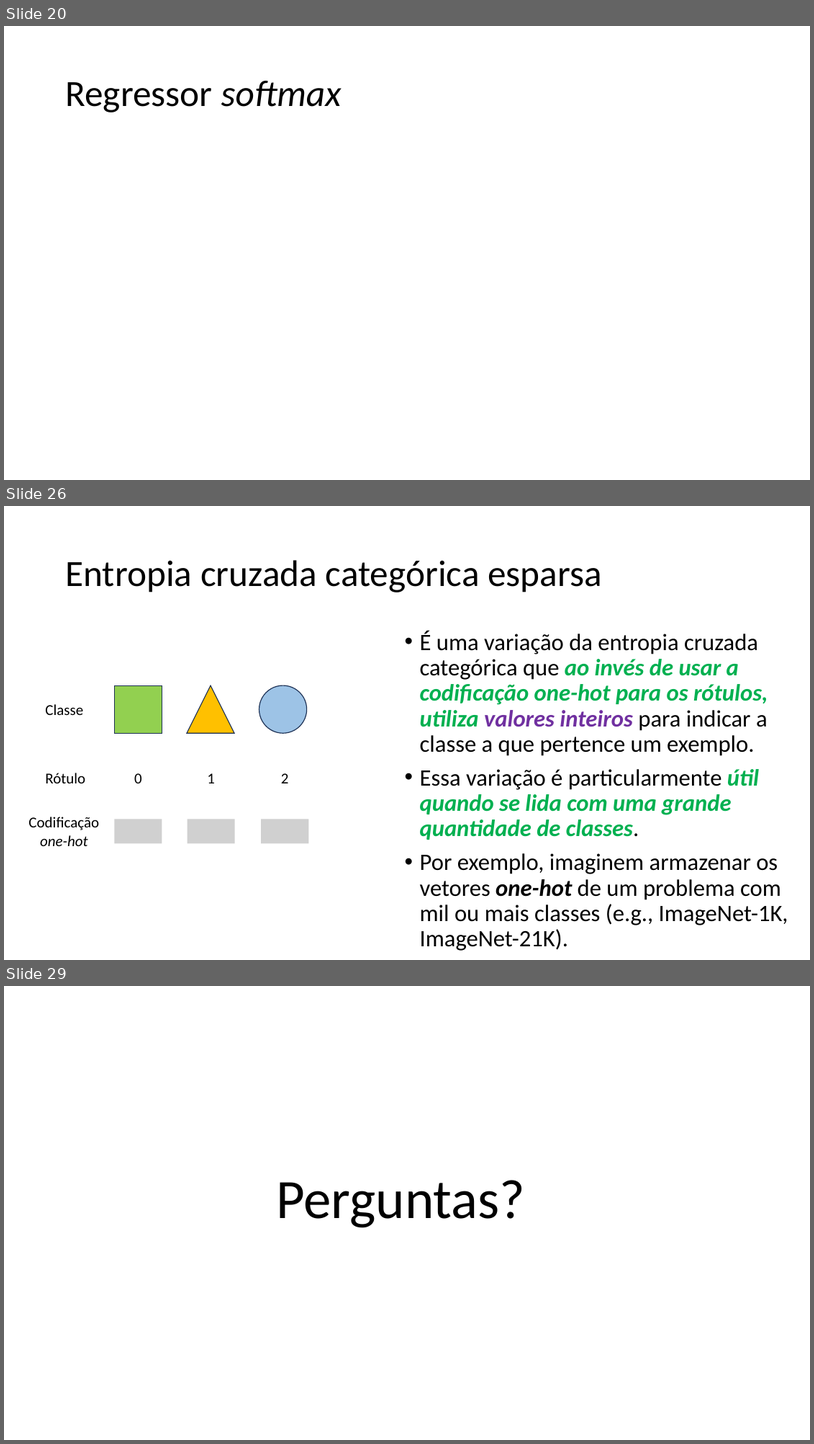
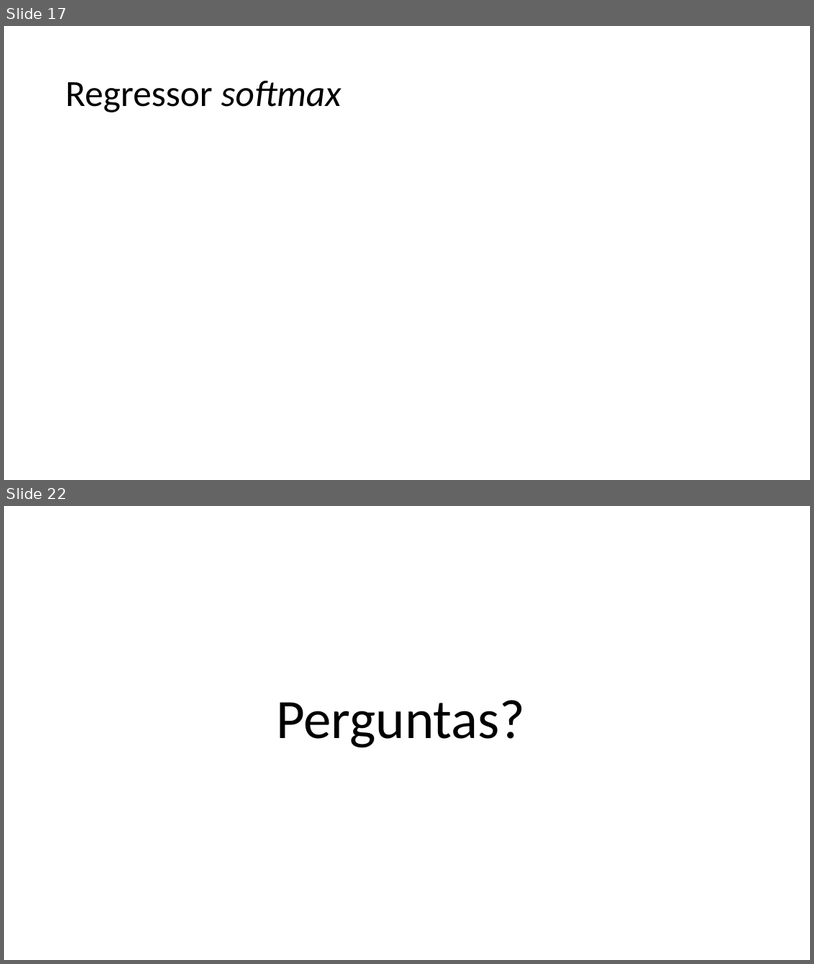
Before and after one commit to zz4fap/c24_inteligencia_artificial, a slide deck: slides/C24_Regressor_Softmax.pptx. Shown one above the other, each under a label of ours: slides 20, 26 and 29 before the commit, slides 17 and 22 after it; the slides between them are not shown. The pictures are 814x1444 and 814x964 pixels, drawn with LibreOffice and Linux fonts; fonts in the diff are those of the drawing; grey boxes stand for pictures. Boxes give left, top, right and bottom in pixels: in the first picture for what was removed or moved away, otherwise in the second. Text is boxed around its words. In the diff, an @@ line names an element or a change of style, - is before the commit and + after.

```diff
--- a/slides/C24_Regressor_Softmax.pptx
+++ b/slides/C24_Regressor_Softmax.pptx
@@ slide 26 removed at bbox=[4, 506, 810, 960], background #FFFFFF @@
@@ title removed at bbox=[65, 560, 602, 592] @@
-Entropia cruzada categórica esparsa
@@ text removed at bbox=[420, 631, 789, 950] @@
-• É uma variação da entropia cruzada categórica que ao invés de usar a codificação one-hot para os rótulos, utiliza valores inteiros para indicar a classe a que pertence um exemplo.
-• Essa variação é particularmente útil quando se lida com uma grande quantidade de classes.
-• Por exemplo, imaginem armazenar os vetores one-hot de um problema com mil ou mais classes (e.g., ImageNet-1K, ImageNet-21K).
@@ group removed at bbox=[28, 686, 309, 846]: 6 texts, 3 pictures, 1 rectangle, 1 triangle, 1 ellipse @@
-Classe
-Rótulo
-Codificação one-hot
-0
-1
-2
@@ what was slide 20 is now slide 17 @@
@@ what was slide 29 is now slide 22 @@
```
Also in this commit, not shown: 3 slides changed, 5 slides added, 11 other slides removed, 2 other files.
